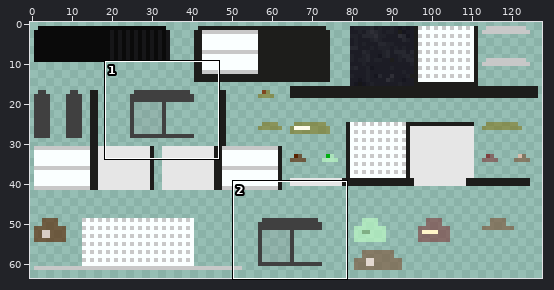
Edited in one commit: sprite sheet (mccore/src/main/resources/assets/iv_tdp_modubar/textures/decors/trin_modubar_simplecounter_filledfrige_black_granite.png). Above: a wide view before the commit, with the close-up outlined.
Close-up. As it was:
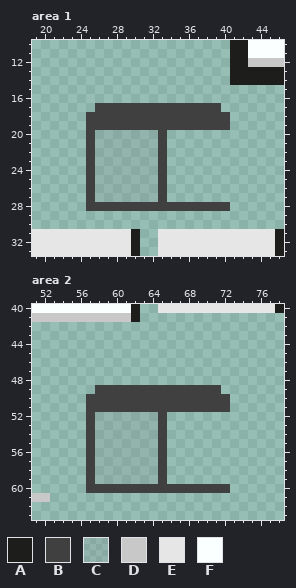
The file is 128x64 pixels. Colours within 5 levels of each other are drawn and written as one. Shown: area 1: x 19..46, y 10..33; area 2: x 51..78, y 40..63.
Palette (. is transparent): A #1d1d1b  B #404040  C #80808028  D #c8c8c8  E #e6e6e6  F #faffff
Pixels before, area 1, first column x 19:
10 ......................AAFFFF
11 ......................AAFFFF
12 ......................AADDDD
13 ......................AAAAAA
14 ......................AAAAAA
15 ............................
16 ............................
17 .......BBBBBBBBBBBBBB.......
18 ......BBBBBBBBBBBBBBBB......
19 ......BBBBBBBBBBBBBBBB......
20 ......BCCCCCCCB.............
21 ......BCCCCCCCB.............
22 ......BCCCCCCCB.............
23 ......BCCCCCCCB.............
24 ......BCCCCCCCB.............
25 ......BCCCCCCCB.............
26 ......BCCCCCCCB.............
27 ......BCCCCCCCB.............
28 ......BBBBBBBBBBBBBBBB......
29 ............................
30 ............................
31 EEEEEEEEEEEA..EEEEEEEEEEEEEA
32 EEEEEEEEEEEA..EEEEEEEEEEEEEA
33 EEEEEEEEEEEA..EEEEEEEEEEEEEA
Pixels before, area 2, first column x 51:
40 FFFFFFFFFFFA..EEEEEEEEEEEEEA
41 DDDDDDDDDDDA................
42 ............................
43 ............................
44 ............................
45 ............................
46 ............................
47 ............................
48 ............................
49 .......BBBBBBBBBBBBBB.......
50 ......BBBBBBBBBBBBBBBB......
51 ......BBBBBBBBBBBBBBBB......
52 ......BCCCCCCCB.............
53 ......BCCCCCCCB.............
54 ......BCCCCCCCB.............
55 ......BCCCCCCCB.............
56 ......BCCCCCCCB.............
57 ......BCCCCCCCB.............
58 ......BCCCCCCCB.............
59 ......BCCCCCCCB.............
60 ......BBBBBBBBBBBBBBBB......
61 DD..........................
New version:
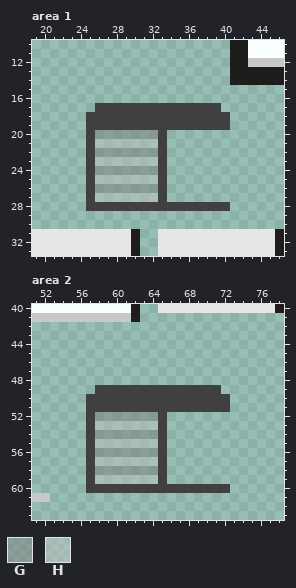
Colours new in this view: G #80808080  H #bfbfbf80
Diff:
{"where": "area 1"}
{"y":20,"x":26,"old":"CCCCCCC","new":"GGGGGGG"}
{"y":21,"x":26,"old":"CCCCCCC","new":"HHHHHHH"}
{"y":22,"x":26,"old":"CCCCCCC","new":"GGGGGGG"}
{"y":23,"x":26,"old":"CCCCCCC","new":"HHHHHHH"}
{"y":24,"x":26,"old":"CCCCCCC","new":"GGGGGGG"}
{"y":25,"x":26,"old":"CCCCCCC","new":"HHHHHHH"}
{"y":26,"x":26,"old":"CCCCCCC","new":"GGGGGGG"}
{"y":27,"x":26,"old":"CCCCCCC","new":"HHHHHHH"}
{"where": "area 2"}
{"y":52,"x":58,"old":"CCCCCCC","new":"GGGGGGG"}
{"y":53,"x":58,"old":"CCCCCCC","new":"HHHHHHH"}
{"y":54,"x":58,"old":"CCCCCCC","new":"GGGGGGG"}
{"y":55,"x":58,"old":"CCCCCCC","new":"HHHHHHH"}
{"y":56,"x":58,"old":"CCCCCCC","new":"GGGGGGG"}
{"y":57,"x":58,"old":"CCCCCCC","new":"HHHHHHH"}
{"y":58,"x":58,"old":"CCCCCCC","new":"GGGGGGG"}
{"y":59,"x":58,"old":"CCCCCCC","new":"HHHHHHH"}
{"label":"changed","picture_box":[95,130,158,202]}
{"label":"changed","picture_box":[95,412,158,484]}
